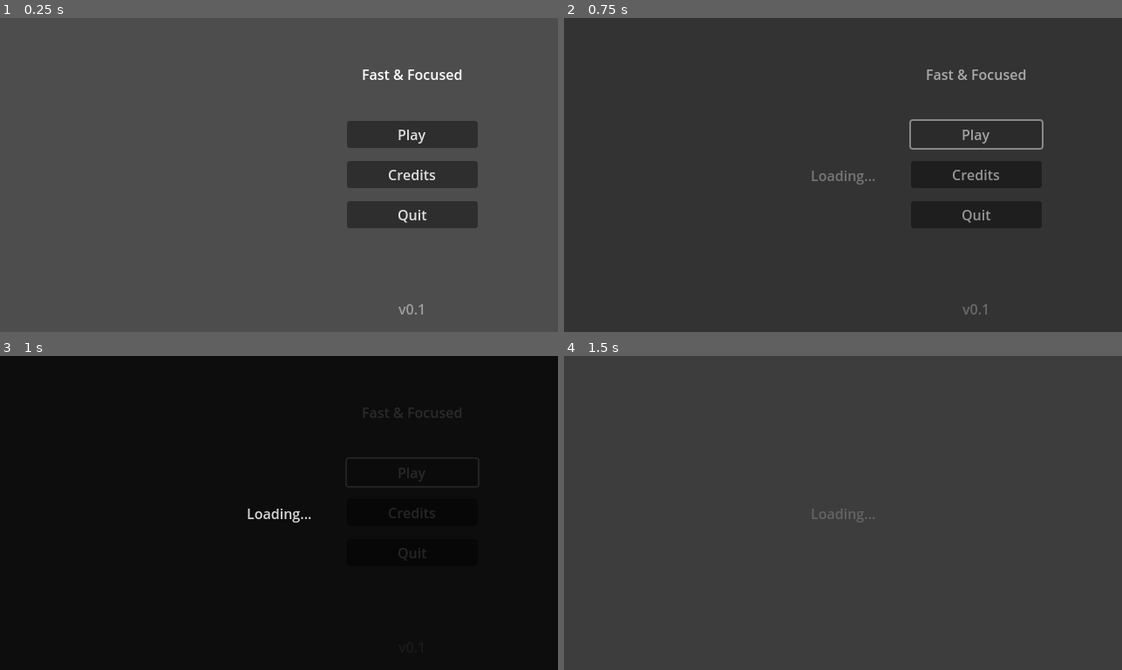
Above: before the commit, frames 1-4 (two rows, left to right).
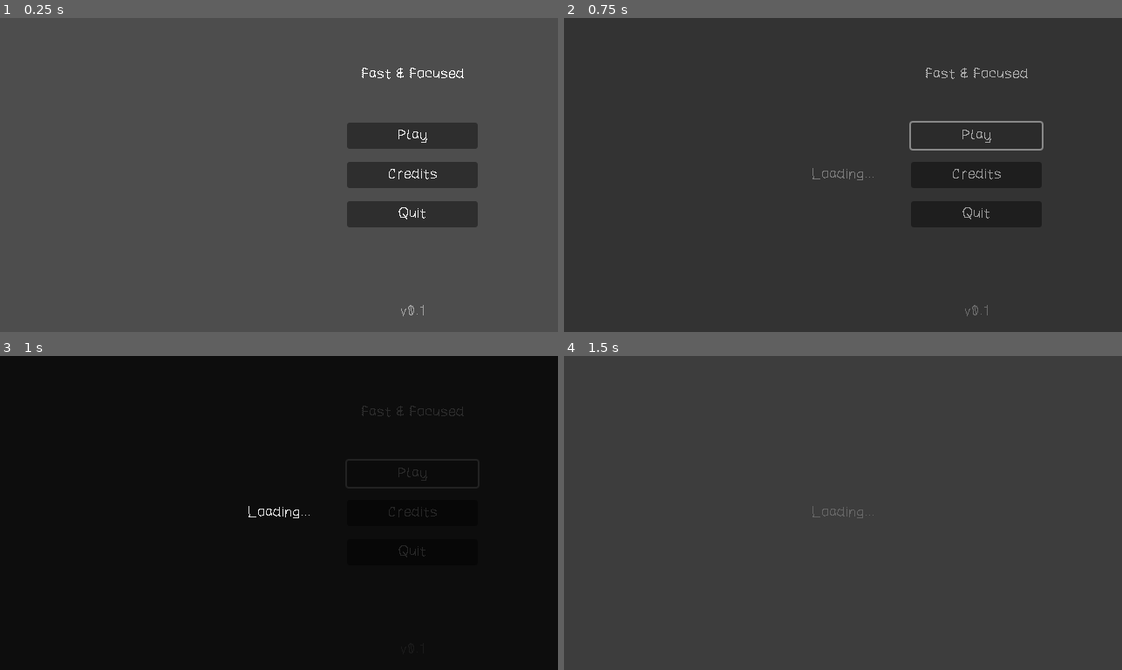
Above: after the commit, the same moments.

Repository: jame581/FastAndFocused
Game: Godot game, scene res://maps/main_menu.tscn
Same seed, same stepped clock (60 frames per second), same inputs: the game is played once before the commit and once after it.
Inputs:
- Up to frame 1 (0.25 s): no input
- Up to frame 2 (0.75 s): click "Play" at 0.5 s
- Up to frame 3 (1 s): no input
- Up to frame 4 (1.5 s): no input

The runs differ from the first frame. In frame 1, 1.1% of the frame differs, in the area x 62-86%, y 15-95%; in frame 2, 1.3%, in the area x 44-86%, y 15-95%; in frame 3, 0.6%; in frame 4, 0.1%.

Commit message:
Font Awexbmp added

Diff:
--- a/source/project.godot
+++ b/source/project.godot
@@ -26,6 +26,11 @@
 
 window/size/viewport_width=640
 window/size/viewport_height=360
+window/stretch/mode="viewport"
+
+[gui]
+
+theme/custom_font="uid://cxyob5ji2o0pg"
 
 [rendering]
 
Binary file added: source/assets/fonts/Awexbmp.ttf
Not shown, added: source/assets/fonts/Awexbmp.ttf.import
